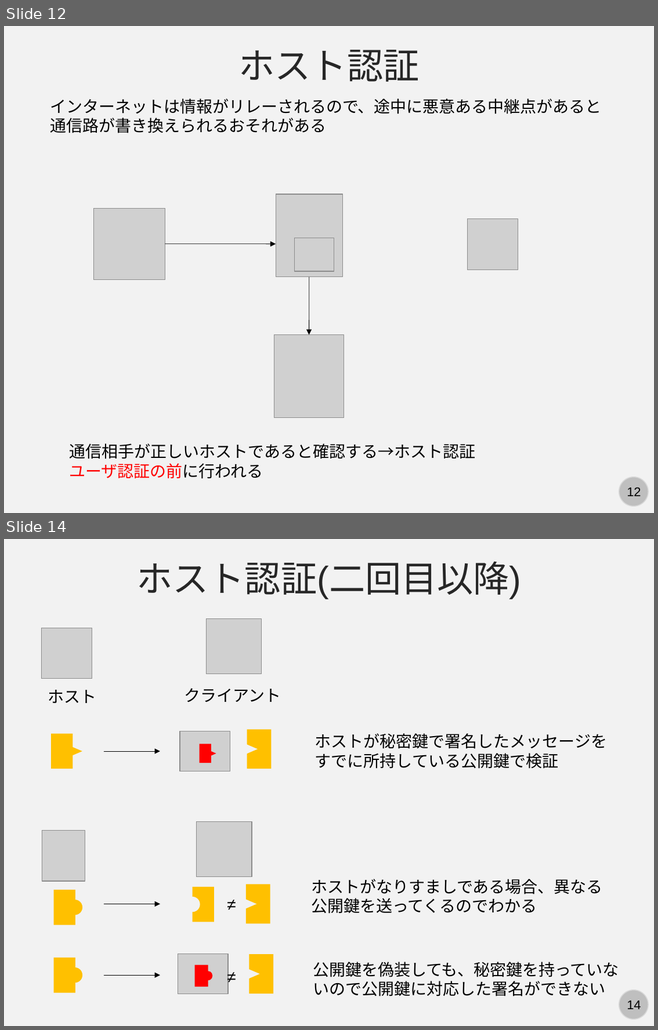
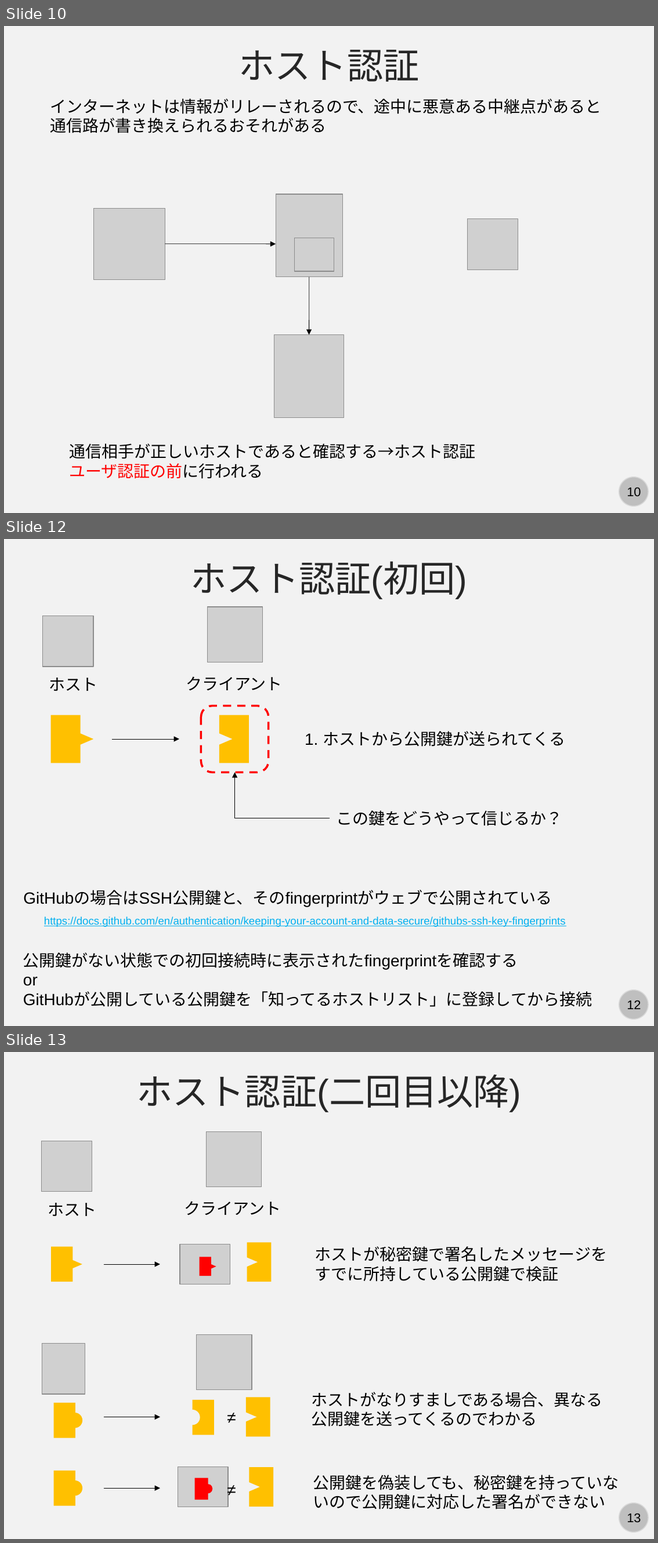
Before and after one commit to kaityo256/lab_startup, a slide deck: ssh/ssh.pptx. Shown one above the other, each under a label of ours: slides 12 and 14 before the commit, slides 10, 12 and 13 after it; the slides between them are not shown. The pictures are 658x1030 and 658x1543 pixels, drawn with LibreOffice and Linux fonts; fonts in the diff are those of the drawing; grey boxes stand for pictures. Boxes give left, top, right and bottom in pixels: in the first picture for what was removed or moved away, otherwise in the second. Text is boxed around its words. In the diff, an @@ line names an element or a change of style, - is before the commit and + after.

```diff
--- a/ssh/ssh.pptx
+++ b/ssh/ssh.pptx
@@ slide 12 added at box(4, 539, 654, 1026), background #F2F2F2; not listed: 2 template elements that a slide beside it also shows @@
@@ text added at box(191, 561, 467, 599), 40 pt, text #262626 @@
+ホスト認証(初回)
@@ picture added at box(208, 606, 263, 662) @@
@@ picture added at box(42, 616, 93, 667) @@
@@ text added at box(49, 678, 97, 691), 18 pt, text #000000 @@
+ホスト
@@ text added at box(186, 676, 282, 690), 18 pt, text #000000 @@
+クライアント
@@ rounded rectangle added at box(201, 706, 268, 772), outline #FF0000 2.25 pt dashed @@
@@ rectangle added at box(51, 715, 81, 763), fill #FFC000 @@
@@ triangle added at box(68, 728, 94, 750), fill #FFC000 @@
@@ triangle added at box(206, 728, 232, 750), fill #F2F2F2 @@
@@ rectangle added at box(219, 715, 249, 763), fill #FFC000 @@
@@ arrow added from (112, 739) to (179, 739), #000000 0.5 pt @@
@@ text added at box(304, 731, 565, 747), 18 pt, text #000000 @@
+1. ホストから公開鍵が送られてくる
@@ elbow arrow added from (329, 819) to (235, 772), #000000 0.5 pt @@
@@ text added at box(336, 810, 563, 826), 18 pt, text #000000 @@
+この鍵をどうやって信じるか？
@@ text added at box(23, 891, 552, 907), 18 pt, text #000000 @@
+GitHubの場合はSSH公開鍵と、そのfingerprintがウェブで公開されている
@@ text added at box(44, 917, 565, 927), 12 pt, text #00B0F0, underline @@
+https://docs.github.com/en/authentication/keeping-your-account-and-data-secure/githubs-ssh-key-fingerprints
@@ text added at box(23, 953, 592, 1007), 18 pt, text #000000 @@
+公開鍵がない状態での初回接続時に表示されたfingerprintを確認する
+or
+GitHubが公開している公開鍵を「知ってるホストリスト」に登録してから接続
@@ what was slide 12 is now slide 10 @@
@@ page number at box(626, 488, 640, 496): text changed @@
-12
+10
@@ what was slide 14 is now slide 13 @@
@@ page number at box(626, 1514, 640, 1522): text changed @@
-14
+13
```
Also in this commit, not shown: 3 slides changed, 1 other file.
